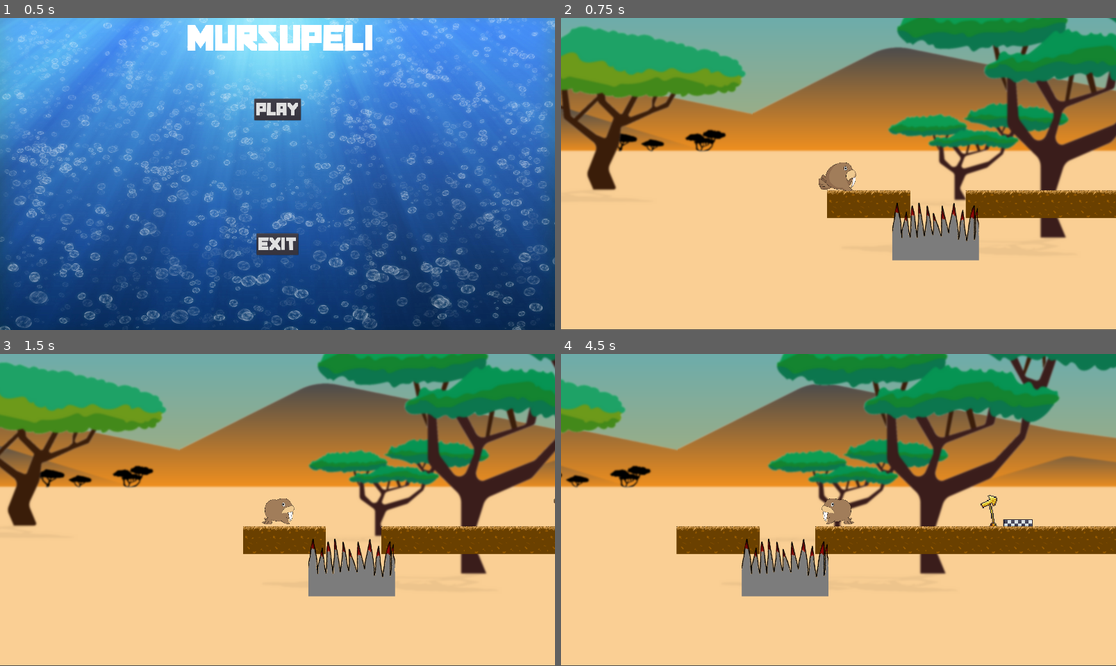
Above: before the commit, frames 1-4 (two rows, left to right).
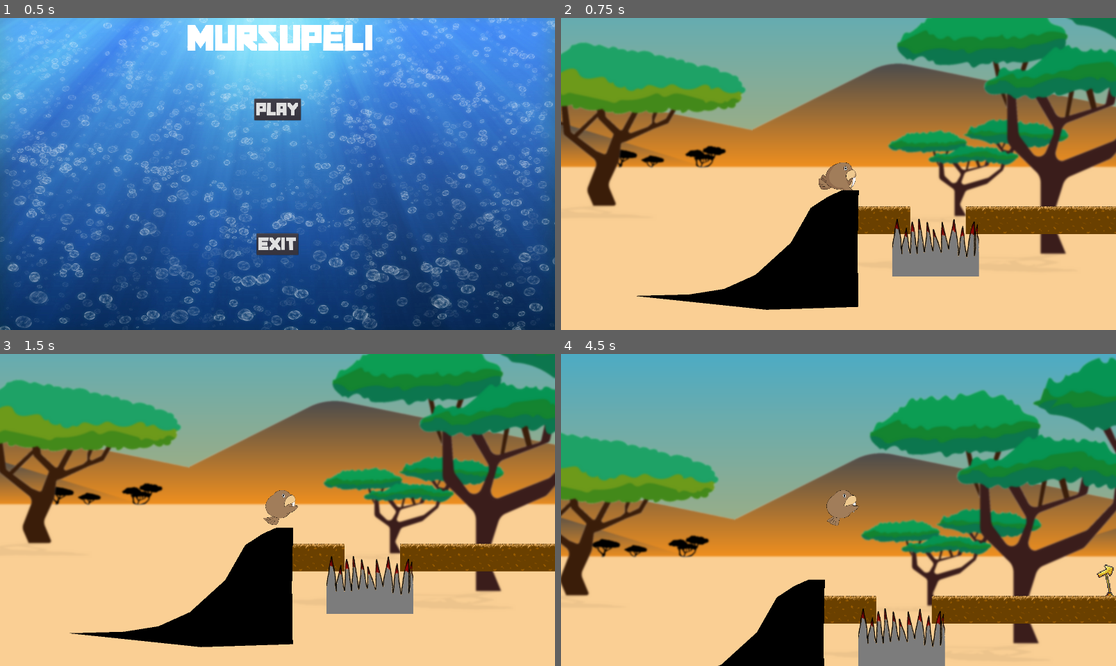
Above: after the commit, the same moments.

Repository: Nallekari/MursuGodot
Game: Godot game, scene res://Scenes/MainMenu.tscn
The game is run twice, just before and just after one commit, with the same random seed, the same clock (stepped at 60 frames per second) and the same inputs.
Inputs:
- Up to frame 1 (0.5 s): no input
- Up to frame 2 (0.75 s): click "PLAY" at 0.5 s
- Up to frame 3 (1.5 s): tap Enter at 1.25 s; hold Right (ui_right) from 1.28 s (still down); hold E (slide, bound only after the commit) from 1.28 s (still down)
- Up to frame 4 (4.5 s): tap Space (ui_select) at 1.52, 1.55, 1.82, 2.1, 2.27, 2.57, 3.05, 3.77, 4.07, 4.35 s; release Right (ui_right) at 2.03 s; release E (slide, bound only after the commit) at 2.03 s; hold Left (ui_left) 2.03-2.78 s; tap E (slide, bound only after the commit) at 2.3, 3.6 s; hold E (slide, bound only after the commit) 2.78-3.53 s; hold Right (ui_right) 2.78-4.28 s; hold Left (ui_left) from 4.28 s (still down)

Frame 1 is identical in both runs. In frame 2, 50% of the frame differs, in the area x 0-100%, y 0-100%; in frame 3, 52%; in frame 4, 77%.

Commit message:
imported few tile assets, test slope made, sliding movement create(not functioning correctly yet)

Diff:
--- a/GroundTiles/SavannaGround/savanna_tileset.tres
+++ b/GroundTiles/SavannaGround/savanna_tileset.tres
@@ -8,6 +8,7 @@
 [ext_resource path="res://GroundTiles/SavannaGround/GrndTopBot.png" type="Texture" id=6]
 [ext_resource path="res://GroundTiles/SavannaGround/GrndLeftRight.png" type="Texture" id=7]
 [ext_resource path="res://GroundTiles/SavannaGround/SavannahGrassGround.png" type="Texture" id=8]
+[ext_resource path="res://GroundTiles/DesertGround/tileset_sequel.png" type="Texture" id=9]
 
 [sub_resource type="ConvexPolygonShape2D" id=1]
 points = PoolVector2Array( 96, 96, 0, 96, 0, 0, 96, 0 )
@@ -226,3 +227,45 @@
 "shape_transform": Transform2D( 1, 0, 0, 1, 0, 0 )
 } ]
 8/z_index = 0
+9/name = "tileset_sequel.png 9"
+9/texture = ExtResource( 9 )
+9/tex_offset = Vector2( 0, 0 )
+9/modulate = Color( 1, 1, 1, 1 )
+9/region = Rect2( 0, 0, 32, 32 )
+9/tile_mode = 0
+9/occluder_offset = Vector2( 0, 0 )
+9/navigation_offset = Vector2( 0, 0 )
+9/shape_offset = Vector2( 0, 0 )
+9/shape_transform = Transform2D( 1, 0, 0, 1, 0, 0 )
+9/shape_one_way = false
+9/shape_one_way_margin = 0.0
+9/shapes = [  ]
+9/z_index = 0
+10/name = "tileset_sequel.png 10"
+10/texture = ExtResource( 9 )
+10/tex_offset = Vector2( 0, 0 )
+10/modulate = Color( 1, 1, 1, 1 )
+10/region = Rect2( 0, 0, 32, 32 )
+10/tile_mode = 0
+10/occluder_offset = Vector2( 0, 0 )
+10/navigation_offset = Vector2( 0, 0 )
+10/shape_offset = Vector2( 0, 0 )
+10/shape_transform = Transform2D( 1, 0, 0, 1, 0, 0 )
+10/shape_one_way = false
+10/shape_one_way_margin = 0.0
+10/shapes = [  ]
+10/z_index = 0
+11/name = "tileset_sequel.png 11"
+11/texture = ExtResource( 9 )
+11/tex_offset = Vector2( 0, 0 )
+11/modulate = Color( 1, 1, 1, 1 )
+11/region = Rect2( 0, 0, 32, 32 )
+11/tile_mode = 0
+11/occluder_offset = Vector2( 0, 0 )
+11/navigation_offset = Vector2( 0, 0 )
+11/shape_offset = Vector2( 0, 0 )
+11/shape_transform = Transform2D( 1, 0, 0, 1, 0, 0 )
+11/shape_one_way = false
+11/shape_one_way_margin = 0.0
+11/shapes = [  ]
+11/z_index = 0
--- a/Levels/SavannaLevel.tscn
+++ b/Levels/SavannaLevel.tscn
@@ -6,6 +6,7 @@
 [ext_resource path="res://Scenes/Background.tscn" type="PackedScene" id=4]
 [ext_resource path="res://Scenes/DeathSpike.tscn" type="PackedScene" id=5]
 [ext_resource path="res://Scenes/Checkpoint.tscn" type="PackedScene" id=6]
+[ext_resource path="res://Scenes/Slope.tscn" type="PackedScene" id=7]
 
 [node name="SavannaLevel" type="Node2D"]
 script = ExtResource( 3 )
@@ -46,6 +47,8 @@
 [node name="Checkpoint3" parent="." instance=ExtResource( 6 )]
 position = Vector2( 3224, 767 )
 
+[node name="Slope" parent="." instance=ExtResource( 7 )]
+
 [connection signal="body_entered" from="DeathSpike" to="." method="_on_DeathSpike_body_entered"]
 [connection signal="body_entered" from="DeathSpike2" to="." method="_on_DeathSpike_body_entered"]
 [connection signal="body_entered" from="DeathSpike3" to="." method="_on_DeathSpike_body_entered"]
--- a/Scenes/Player.tscn
+++ b/Scenes/Player.tscn
@@ -38,7 +38,7 @@
 } ]
 
 [node name="Mursu" type="KinematicBody2D" groups=["Player"]]
-position = Vector2( -278, -425 )
+position = Vector2( -28, -13 )
 collision_layer = 2
 script = ExtResource( 2 )
 
@@ -52,3 +52,9 @@
 [node name="AnimatedSprite" type="AnimatedSprite" parent="."]
 frames = SubResource( 2 )
 animation = "Default"
+
+[node name="FrontSensor" type="Position2D" parent="."]
+position = Vector2( 40, 49 )
+
+[node name="BackSensor" type="Position2D" parent="."]
+position = Vector2( -47, 49 )
--- /dev/null
+++ b/Scenes/Slope.tscn
@@ -0,0 +1,12 @@
+[gd_scene load_steps=2 format=2]
+
+[ext_resource path="res://GroundTiles/SavannaGround/GrndLeftTop.png" type="Texture" id=1]
+
+[node name="StaticBody2D" type="StaticBody2D"]
+
+[node name="CollisionPolygon2D" type="CollisionPolygon2D" parent="."]
+polygon = PoolVector2Array( -416, 803, -420, 1007, -417, 1207, -735, 1217, -1193, 1169, -1002, 1164, -882, 1145, -773, 1096, -651, 985, -582, 864, -522, 825, -473, 803 )
+
+[node name="Polygon2D" type="Polygon2D" parent="."]
+texture = ExtResource( 1 )
+polygon = PoolVector2Array( -416, 803, -420, 1007, -417, 1207, -735, 1217, -1193, 1169, -1002, 1164, -882, 1145, -773, 1096, -651, 985, -582, 864, -522, 825, -473, 803 )
--- a/Scripts/MursuMovement.gd
+++ b/Scripts/MursuMovement.gd
@@ -2,6 +2,8 @@
 
 
 onready var Animations = $AnimatedSprite
+onready var front_sensor = $FrontSensor
+onready var back_sensor = $BackSensor
 
 export var velocity = Vector2(0,0)
 export var speed = 400
@@ -9,27 +11,60 @@
 
 export var gravity = 800
 
+
+
+var touched_ground = true
 var active = true
 
 func _physics_process(delta):
-	if !is_on_floor():
-		velocity.y += delta * gravity
-		if velocity.y > 1000:
-			velocity.y = 1000
+
+	velocity = move_and_slide(velocity, Vector2.UP)
+
+	velocity.y += delta * gravity
+	if velocity.y > 1000:
+		velocity.y = 1000
 	var direction = 0
 
+
 	if active:
-		if Input.is_action_just_pressed("ui_select") && is_on_floor():
-			jump(jump_force)
+		movement(direction)
 
-		direction = Input.get_axis("ui_left","ui_right")
-		if direction != 0:
-			Animations.flip_h = (direction == -1)
-		velocity.x = direction * speed
+	if !touched_ground && is_on_floor():
+		touched_ground = true
 
-	velocity = move_and_slide(velocity, Vector2.UP)
+
+
+
+
+func movement(direction):
+	if Input.is_action_pressed("jump") && touched_ground:
+		jump(jump_force)
+
+	direction = Input.get_axis("move_left","move_right")
+	if direction != 0:
+		var front_last_position = front_sensor.global_position
+		var back_last_position = back_sensor.global_position
+		front_sensor.global_position = back_last_position
+		back_sensor.global_position = front_last_position
+		Animations.flip_h = (direction == -1)
+	velocity.x = direction * speed
 	update_animations(direction)
+	if Input.is_action_pressed("slide"):
+		slide()
 
+func slide():
+	var space_state = get_world_2d().direct_space_state
+	var result1 = space_state.intersect_ray(front_sensor.global_position, front_sensor.global_position + Vector2(0,200), [self], collision_mask)
+	var result2 = space_state.intersect_ray(back_sensor.global_position, back_sensor.global_position + Vector2(0,200), [self], collision_mask)
+	if  (result1.position.y-result2.position.y) > 0 or (result1.position.y-result2.position.y) < 0 :
+		#gravity = 8000
+		print("sliding")
+
+		#if result1 && result2:
+		#	print("frontsensor "+ str(result1.position))
+		#	print("backsensor "+ str(result2.position))
+		print(result1.position.y-result2.position.y)
+		velocity = Vector2(result1.position.x-result2.position.x, result1.position.y-result2.position.y)
 
 
 func update_animations(direction):
@@ -48,3 +83,5 @@
 
 func jump(force):
 	velocity.y = -force
+	yield(get_tree().create_timer(0.25), "timeout")
+	touched_ground = false
--- /dev/null
+++ b/Scripts/TestPlayerMovement.gd
@@ -0,0 +1,12 @@
+extends Node
+
+
+export var Velocity: Vector2 = Vector2(12,2)
+#export FrameInput Input { get; private set; }
+#export bool JumpingThisFrame { get; private set; }
+#export bool LandingThisFrame { get; private set; }
+#export Vector3 RawMovement { get; private set; }
+#export bool Grounded => _colDown;
+
+#export Vector3 _lastPosition;
+#export float _currentHorizontalSpeed, _currentVerticalSpeed;
--- a/project.godot
+++ b/project.godot
@@ -18,7 +18,6 @@
 
 window/size/width=1920
 window/size/height=1080
-window/size/resizable=false
 
 [gui]
 
@@ -30,14 +29,32 @@
 "deadzone": 0.5,
 "events": [ Object(InputEventKey,"resource_local_to_scene":false,"resource_name":"","device":0,"alt":false,"shift":false,"control":false,"meta":false,"command":false,"pressed":false,"scancode":16777231,"physical_scancode":0,"unicode":0,"echo":false,"script":null)
 , Object(InputEventJoypadButton,"resource_local_to_scene":false,"resource_name":"","device":0,"button_index":14,"pressure":0.0,"pressed":false,"script":null)
-, Object(InputEventKey,"resource_local_to_scene":false,"resource_name":"","device":0,"alt":false,"shift":false,"control":false,"meta":false,"command":false,"pressed":false,"scancode":65,"physical_scancode":0,"unicode":0,"echo":false,"script":null)
  ]
 }
 ui_right={
 "deadzone": 0.5,
 "events": [ Object(InputEventKey,"resource_local_to_scene":false,"resource_name":"","device":0,"alt":false,"shift":false,"control":false,"meta":false,"command":false,"pressed":false,"scancode":16777233,"physical_scancode":0,"unicode":0,"echo":false,"script":null)
 , Object(InputEventJoypadButton,"resource_local_to_scene":false,"resource_name":"","device":0,"button_index":15,"pressure":0.0,"pressed":false,"script":null)
-, Object(InputEventKey,"resource_local_to_scene":false,"resource_name":"","device":0,"alt":false,"shift":false,"control":false,"meta":false,"command":false,"pressed":false,"scancode":68,"physical_scancode":0,"unicode":0,"echo":false,"script":null)
+ ]
+}
+move_left={
+"deadzone": 0.5,
+"events": [ Object(InputEventKey,"resource_local_to_scene":false,"resource_name":"","device":0,"alt":false,"shift":false,"control":false,"meta":false,"command":false,"pressed":false,"scancode":0,"physical_scancode":65,"unicode":0,"echo":false,"script":null)
+ ]
+}
+move_right={
+"deadzone": 0.5,
+"events": [ Object(InputEventKey,"resource_local_to_scene":false,"resource_name":"","device":0,"alt":false,"shift":false,"control":false,"meta":false,"command":false,"pressed":false,"scancode":0,"physical_scancode":68,"unicode":0,"echo":false,"script":null)
+ ]
+}
+jump={
+"deadzone": 0.5,
+"events": [ Object(InputEventKey,"resource_local_to_scene":false,"resource_name":"","device":0,"alt":false,"shift":false,"control":false,"meta":false,"command":false,"pressed":false,"scancode":0,"physical_scancode":32,"unicode":0,"echo":false,"script":null)
+ ]
+}
+slide={
+"deadzone": 0.5,
+"events": [ Object(InputEventKey,"resource_local_to_scene":false,"resource_name":"","device":0,"alt":false,"shift":false,"control":false,"meta":false,"command":false,"pressed":false,"scancode":69,"physical_scancode":0,"unicode":0,"echo":false,"script":null)
  ]
 }
 
Binary file added: GroundTiles/DesertGround/tileset2.png
Not shown, added: GroundTiles/DesertGround/tileset2.png.import
Binary file added: GroundTiles/DesertGround/tileset3.png
Not shown, added: GroundTiles/DesertGround/tileset3.png.import
Binary file added: GroundTiles/DesertGround/tileset_sequel.png
Not shown, added: GroundTiles/DesertGround/tileset_sequel.png.import
Not shown: 1 places in GroundTiles/SavannaGround/savanna_tileset.tres that only renumber resources
Not shown: 1 places in Levels/SavannaLevel.tscn that only renumber resources
